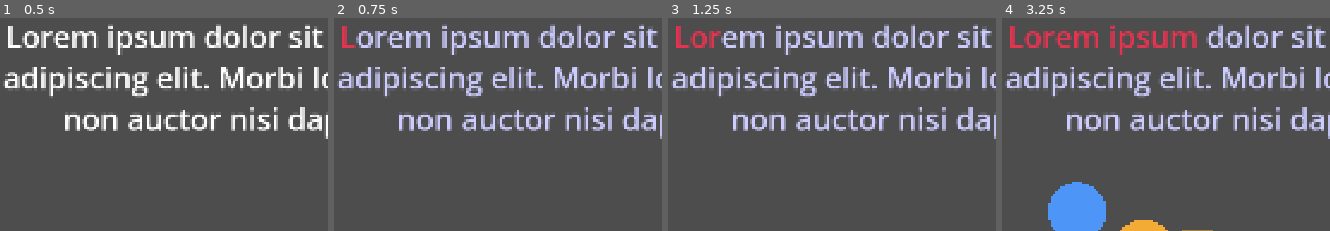
Above: before the commit, frames 1-4 (left to right).
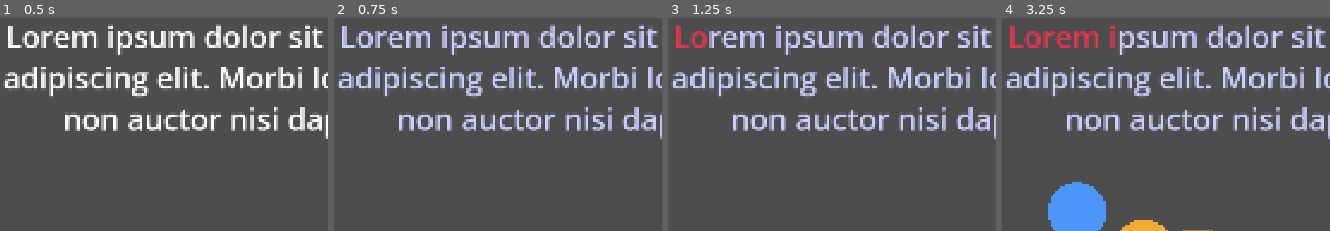
Above: after the commit, the same moments.

Repository: pkuaigan/keyboard-visualizer
Game: Godot game, scene res://Scenes/Main.tscn
Same seed, same stepped clock (60 frames per second), same inputs: the game is played once before the commit and once after it.
Inputs:
- Up to frame 1 (0.5 s): no input
- Up to frame 2 (0.75 s): tap Enter at 0.5 s; hold D from 0.53 s (still down); tap Backspace at 0.6 s
- Up to frame 3 (1.25 s): keep holding D; tap Space at 0.77 s; tap B at 0.8 s
- Up to frame 4 (3.25 s): release D at 1.28 s; hold S 1.28-2.03 s; tap B at 1.35, 2.3 s; tap Space at 1.52, 3.02 s; tap Backspace at 1.55, 2.1, 3.05 s; hold D 2.03-2.78 s; hold W from 2.78 s (still down); tap 1 at 2.85 s
The pictures show only the part of the screen within x 0-50%, y 0-50%; the shares and areas given below are measured in that part.

Frame 1 is identical in both runs. In frame 2, 0.2% of the frame differs, in the area x 2-7%, y 3-15%; in frame 3, 0.2%; in frame 4, 1.2%, in the area x 35-60%, y 6-18%.

Commit message:
backspace working now

Diff:
--- a/Scripts/typing_test.gd
+++ b/Scripts/typing_test.gd
@@ -11,6 +11,7 @@
 
 var target : String = ""
 var output_text : String = ""
+var current_input : String
 var states : Array = []
 var letters_typed : int
 var total_letters : int
@@ -47,6 +48,13 @@
 		return
 	if letters_typed >= total_letters:
 		return
+
+	if letters_typed > 0 and event.keycode == KEY_BACKSPACE:
+		letters_typed -= 1
+		states[letters_typed] = CharState.UNTYPED
+		_handle_colours()
+		return
+
 	if event.unicode == 0:
 		return
 
